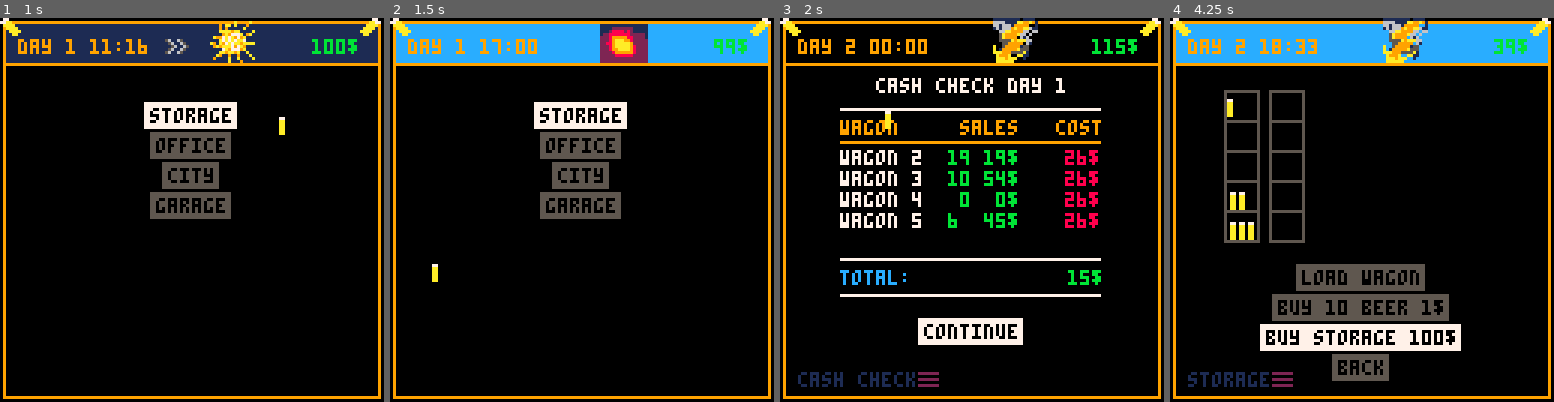
Above: before the commit, frames 1-4 (left to right).
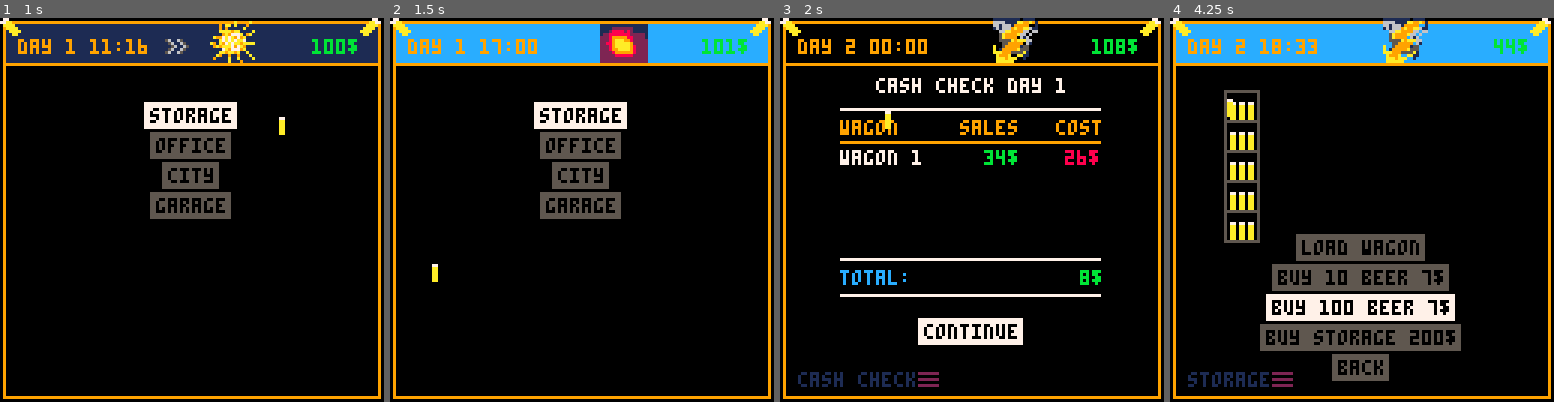
Above: after the commit, the same moments.

Repository: Oppodelldog/koelschkarren
Game: PICO-8 cartridge game.p8
Two runs of this game, one before a commit and one after it. Both use one fixed random seed, a clock stepped at 60 frames per second and the inputs below.
Inputs (mouse positions are in pixels of both pictures, inside the frame that each line leads up to):
- Up to frame 1 (1 s): tap X (X key) at 0.33 s; click (280, 121) at 0.67 s; tap O (Z key) at 0.7 s
- Up to frame 2 (1.5 s): tap X (X key) at 1.07 s; click (436, 267) at 1.22 s
- Up to frame 3 (2 s): hold Right from 1.6 s (still down); tap O (Z key) at 1.7 s; click (887, 114) at 1.77 s; tap X (X key) at 1.85 s
- Up to frame 4 (4.25 s): release Right at 2.1 s; tap O (Z key) every 0.4 s from 2.1 to 4.1 s; hold Up 2.15-2.42 s; click (1342, 259) at 2.32 s; hold Right 2.47-3.03 s; click (1404, 106) at 2.87 s; tap X (X key) at 2.97, 4.08 s; hold Left 3.08-3.58 s; click (1465, 256) at 3.42 s; hold Down 3.63-3.97 s; click (1231, 102) at 3.97 s; hold Right from 4.02 s (still down)

Frame 1 is identical in both runs. In frame 2, 0.1% of the frame differs, in the area x 81-90%, y 5-10%; in frame 3, 2.8%; in frame 4, 10%, in the area x 15-90%, y 5-87%.

Commit message:
fine tune mchanics, set win/loos conditions and final screens

Diff:
--- a/game.p8
+++ b/game.p8
@@ -35,6 +35,14 @@
 end
 function scene8()
 	scene=scn_nightly
+	scene.i()
+end
+function scene9()
+	scene=scn_game_won
+	scene.i()
+end
+function scene10()
+	scene=scn_game_lost
 	scene.i()
 end
 
@@ -483,7 +491,7 @@
 	local dsb=data.storage.beer*10
 	local title="store:"..dsb
 	print(title,30,40,1)
-	print("X1 X10",70,48)
+	print("+10 +100",60,48)
 	local x,y=31,56
 	for k,v in pairs(data.karren) do
 		print(v.name,x,y,0)
@@ -518,8 +526,12 @@
 	{c=10,t="SEND IT TO THE CITY"}
 	}
 
+	draw_centered_text(t,80)
+end
+
+function draw_centered_text(t,y)
 	for k,v in pairs(t) do
-		print(v.t,hc(v.t),80+k*(fh+1),v.c)
+		print(v.t,hc(v.t),y+k*(fh+1),v.c)
 	end
 end
 
@@ -551,7 +563,7 @@
 		local tc=tostr(flr(cost)).."$"
 		local ts=tostr(flr(sold))
 		print(v.name,xoff,y,7)
-		print(ts,xoff+48-#ti*fw,y,11)
+		--		print(ts,xoff+48-#ti*fw,y,11)
 		print(ti,xoff+60-#ti*fw,y,11)
 		print(tc,xoff+87-#tc*fw,y,8)
 	end
@@ -562,6 +574,31 @@
 	tx-=#ts*fw
 	print("total:",xoff,84,12)
 	print(ts,tx,84,tc)
+end
+
+
+function draw_game_won()
+	t={
+	{c=9,t="!!! you won !!!"},
+	{c=7,t="YOU REALLY MADE IT"},
+	{c=7,t="FROM NOW ON CALL YOURSELF"},
+	{c=7,t="koelsch tycoon"},
+	{c=8,t="THANKS FOR PLAYING"}
+	}
+
+	draw_centered_text(t,20)
+end
+
+function draw_game_lost()
+	t={
+	{c=9,t="!!! you lost !!!"},
+	{c=7,t="YOU NEED MORE PRACTISE"},
+	{c=7,t="TO CALL YOURSELF"},
+	{c=7,t="koelsch tycoon"},
+	{c=8,t="THANKS FOR PLAYING"}
+	}
+
+	draw_centered_text(t,20)
 end
 -->8
 scn_title={
@@ -915,18 +952,20 @@
 show_main_menu=function()
 scn_storage.packing=false
 menu={
-	y=74,	v=1,	s=1,	c=false,
+	y=64,	v=1,	s=1,	c=false,
 	i={
 		{s=nil,t="load wagon"},
 		{s=nil,t="buy 10 beer "..data.beer_price().."$"},
+		{s=nil,t="buy 100 beer "..data.beer_price().."$"},
 		{s=nil,t="buy storage "..data.storage_price().."$"},
 		{t="back"},
 	},
 	cf=function (s)
 		if s==1 then scn_storage.show_pack_menu() end
 		if s==2 then data.buy_beer(1) end
-		if s==3 then data.buy_storage() end
-		if s==4 then scene1() end
+		if s==3 then data.buy_beer(10) end
+		if s==4 then data.buy_storage() end
+		if s==5 then scene1() end
 		menu.c=false
 	end
 }
@@ -1076,10 +1115,16 @@
 	},
 	cf=function (s)
 		if s==1 then
-			scene1()
-			data.ispaused=false
-			gmenu.v=1
-			gmenu.s=0
+		if data.gamewon() then
+			scene9()
+		elseif data.gamelost() then
+			scene10()
+		else
+				scene1()
+				data.ispaused=false
+				gmenu.v=1
+				gmenu.s=0
+			end
 	 end
 	end
 }
@@ -1097,6 +1142,61 @@
 end
 }
 
+
+
+
+scn_game_won={
+name="game won",
+i=function()
+gmenu.v=0
+data.ispaused=true
+menu={
+	y=92,	v=1,	s=1,	c=false,
+	i={
+		{t="quit"},
+	},
+	cf=function (s)
+		stop()
+	end
+}
+end,
+d=function()
+	draw_base()
+	draw_game_won()
+	draw_mouse()
+end,
+u=function()
+	update_menu(menu)
+	update_mouse()
+end
+}
+
+
+scn_game_lost={
+name="game over",
+i=function()
+gmenu.v=0
+data.ispaused=true
+menu={
+	y=92,	v=1,	s=1,	c=false,
+	i={
+		{t="quit"},
+	},
+	cf=function (s)
+		stop()
+	end
+}
+end,
+d=function()
+	draw_base()
+	draw_game_lost()
+	draw_mouse()
+end,
+u=function()
+	update_menu(menu)
+	update_mouse()
+end
+}
 -->8
 mouse = {
 		color=10,
@@ -1300,7 +1400,7 @@
 		100,150,200,250,300
 	},
 	costs={
-	  2,5,8,12,15
+	  2,3,4,5,6
 	},
 	storage={
 		num=1,
@@ -1316,11 +1416,11 @@
 		--{karren={{i=12,c=22},{i=0,c=3},{i=4,c=5},{i=6,c=7},{i=8,c=9},}}
 		},
 	karren={
---	{name="wagon 1",b=100,p=1,poi=nil,u={s=1}},
-	{name="wagon 2",b=100,p=1,poi=1,u={s=1}},
-	{name="wagon 3",b=100,p=5,poi=1,u={s=1}},
-	{name="wagon 4",b=100,p=10,poi=1,u={s=1}},
-	{name="wagon 5",b=100,p=7,poi=1,u={s=1}},
+	{name="wagon 1",b=100,p=2,poi=1,u={s=1}},
+--	{name="wagon 2",b=150,p=5,poi=1,u={s=2}},
+--	{name="wagon 3",b=200,p=5,poi=1,u={s=3}},
+--	{name="wagon 4",b=250,p=5,poi=1,u={s=4}},
+--	{name="wagon 5",b=300,p=5,poi=1,u={s=5}},
 	},
 	weather=1,
 	weather_states=4,
@@ -1358,13 +1458,19 @@
 			scene8()
 		end
 	end,
+	gamewon=function()
+		return data.money>=10000
+	end,
+	gamelost=function()
+		return data.money<=-111
+	end,
 	calc_sellings = function()
 	local sb,nb,s,p,kc,cc,dm
 		for k,v in pairs(data.karren) do
 			if v.poi != nil then
 				dm=data.demand(v.p)
 				sb=sim.sims[v.poi](sim.him(data.hour))
-				sb*=0.2
+				sb*=(v.u.s/10+0.1)
 				sb*=dm/100
 				nb=mid(0,v.b-sb,v.b+sb)
 				s=v.b-nb
@@ -1392,7 +1498,7 @@
 		return	100+-p*10
 	end,
 	new_beer_price=function()
-		data.storage.p=flr(rnd(5)) + 1
+		data.storage.p=flr(rnd(8)) + 1
 	end,
 	new_weather=function()
 		data.weather=flr(rnd(data.weather_states)) + 1
@@ -1506,10 +1612,10 @@
 		return data.storage.p
 	end,
 	research_price=function()
-		return 300
+		return 900
 	end,
 	storage_price=function()
-		return 100
+		return 200
 	end,
 	can_pay=function(amount)
 		local can
